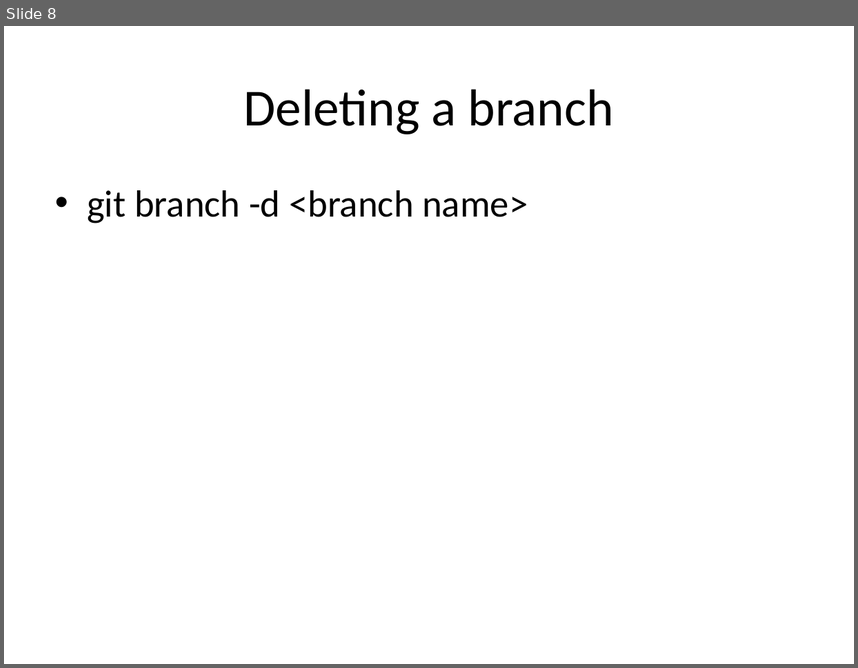
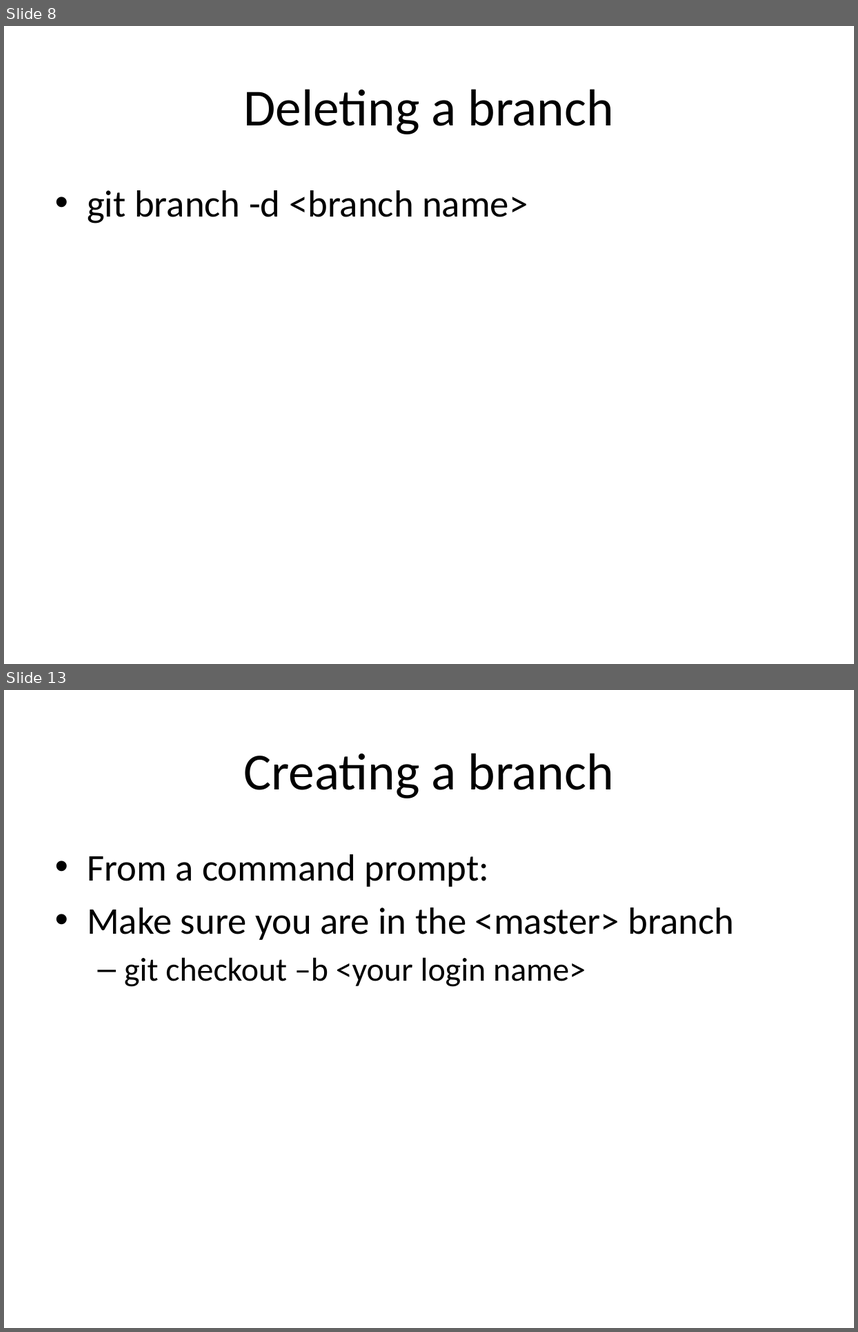
Before and after one commit to mbutry/GIT_test_repo, a slide deck: GIT_training.pptx. Shown one above the other, each under a label of ours: slide 8 before the commit, slides 8 and 13 after it; the slides between them are not shown. The pictures are 858x668 and 858x1332 pixels, drawn with LibreOffice and Linux fonts; fonts in the diff are those of the drawing. Boxes give left, top, right and bottom in pixels: in the first picture for what was removed or moved away, otherwise in the second. Text is boxed around its words. In the diff, an @@ line names an element or a change of style, - is before the commit and + after.

```diff
--- a/GIT_training.pptx
+++ b/GIT_training.pptx
@@ slide 13 added at (x1=4, y1=690, x2=854, y2=1328), background #FFFFFF @@
@@ title added at (x1=243, y1=753, x2=614, y2=798), 44 pt, text #000000 @@
+Creating a branch
@@ text added at (x1=87, y1=854, x2=735, y2=987), 32 pt, text #000000 @@
+• From a command prompt:
+• Make sure you are in the <master> branch
+  – git checkout –b <your login name>
```
Also in this commit, not shown: 1 slide changed, 5 other slides added.
